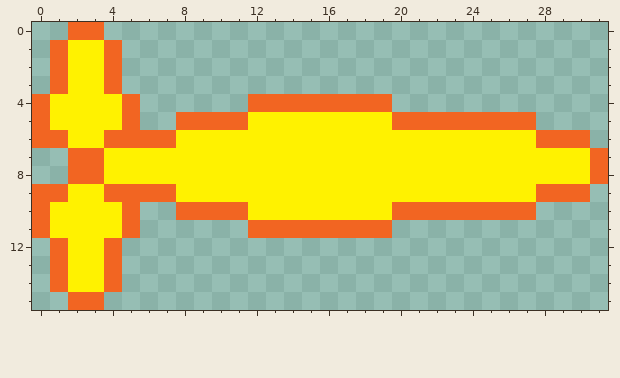
File history of a pixel-art sprite, sprites/spr_muzzle_flash/layers/fcfc9d7a-bbec-4dce-bf0b-21a855291bd7/bc3c4427-daf0-4b38-aba0-d61ffcf41cb9.png. The picture above is the old version.
The file is 32x16 pixels.
The same view after the edit:
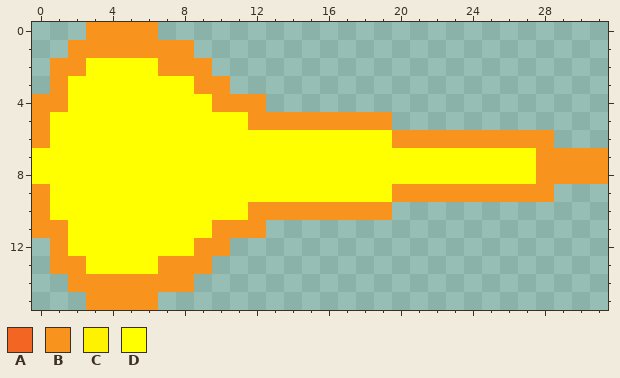
Palette (. is transparent): A #f26522  B #f8941d  C #fff200  D #ffff00
From old to new:
@@ x 0..31 @@
- 0 ..AA............................
- 1 .ACCA...........................
- 2 .ACCA...........................
- 3 .ACCA...........................
- 4 ACCCCA......AAAAAAAA............
- 5 ACCCCA..AAAACCCCCCCCAAAAAAAA....
- 6 AACCAAAACCCCCCCCCCCCCCCCCCCCAAA.
- 7 ..AACCCCCCCCCCCCCCCCCCCCCCCCCCCA
- 8 ..AACCCCCCCCCCCCCCCCCCCCCCCCCCCA
- 9 AACCAAAACCCCCCCCCCCCCCCCCCCCAAA.
-10 ACCCCA..AAAACCCCCCCCAAAAAAAA....
-11 ACCCCA......AAAAAAAA............
-12 .ACCA...........................
-13 .ACCA...........................
-14 .ACCA...........................
-15 ..AA............................
+ 0 ...BBBB.........................
+ 1 ..BBBBBBB.......................
+ 2 .BBDDDDBBB......................
+ 3 .BDDDDDDDBB.....................
+ 4 BBDDDDDDDDBBB...................
+ 5 BDDDDDDDDDDDBBBBBBBB............
+ 6 BDDDDDDDDDDDDDDDDDDDBBBBBBBBB...
+ 7 DDDDDDDDDDDDDDDDDDDDDDDDDDDDBBBB
+ 8 DDDDDDDDDDDDDDDDDDDDDDDDDDDDBBBB
+ 9 BDDDDDDDDDDDDDDDDDDDBBBBBBBBB...
+10 BDDDDDDDDDDDBBBBBBBB............
+11 BBDDDDDDDDBBB...................
+12 .BDDDDDDDBB.....................
+13 .BBDDDDBBB......................
+14 ..BBBBBBB.......................
+15 ...BBBB.........................
Pixel boxes of the changes (left, top, right, bottom) in both pictures:
changed: (32, 22, 608, 310)
